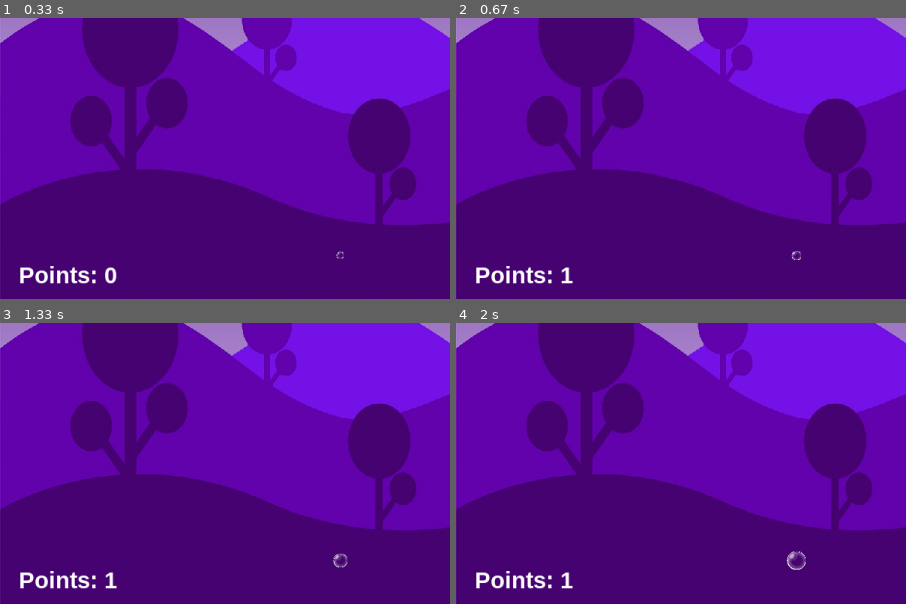
Above: before the commit, frames 1-4 (two rows, left to right).
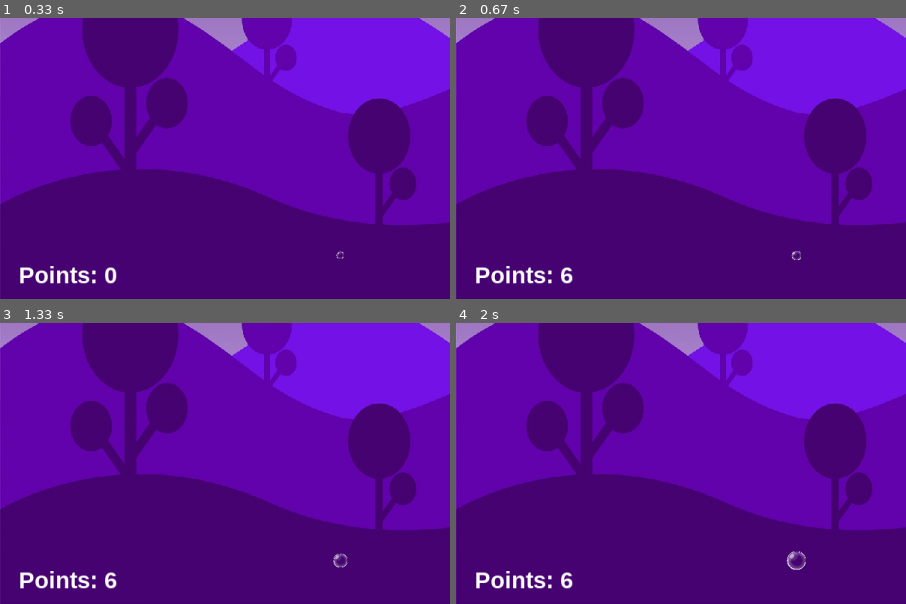
Above: after the commit, the same moments.

Repository: JanKrb/pygame-bubbles
Game: pygame game, started from game.py
Same seed, same stepped clock (60 frames per second), same inputs: the game is played once before the commit and once after it.
Inputs (mouse positions are % of the whole screen's width and height, from its top left):
- Up to frame 1 (0.33 s): no input
- Up to frame 2 (0.67 s): click (84, 46) at 0.38 s
- Up to frame 3 (1.33 s): no input
- Up to frame 4 (2 s): no input
The pictures show only the part of the screen within x 0-50%, y 50-100%; the shares and areas given below are measured in that part.

Frame 1 is identical in both runs. In frame 2, 0.1% of the frame differs, in the area x 23-26%, y 88-95%; in frame 3, 0.1%; in frame 4, 0.1%.

Commit message:
Add points depending on size

Diff:
--- a/game.py
+++ b/game.py
@@ -210,7 +210,7 @@
             for bubble in self.bubbles:
                 if bubble.is_hovered(event.pos):
                     bubble.kill(looped_call=False)
-                    self.points += 1
+                    self.points += bubble.rect.width // 2 # Points depending on bubble size
                     break
 
     def handle_events(self) -> None:
